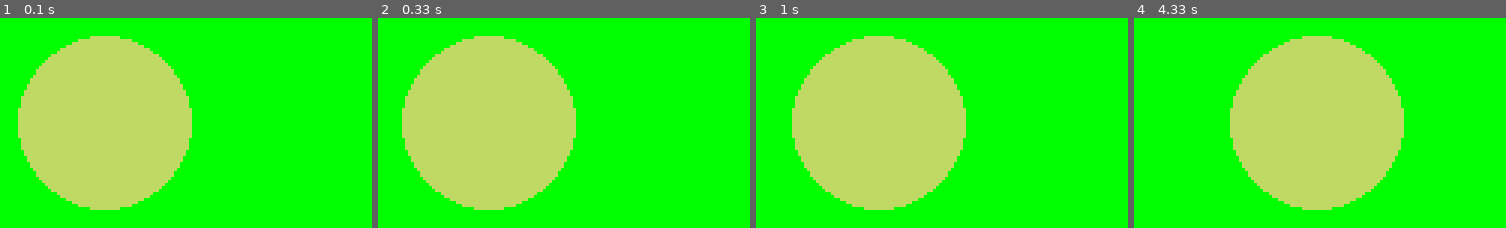
Above: before the commit, frames 1-4 (left to right).
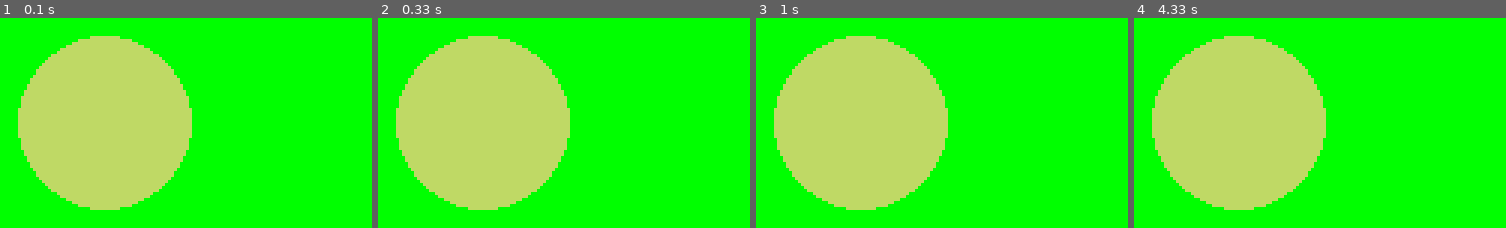
Above: after the commit, the same moments.

Repository: sagieppel/PyGame-Toturial
Game: pygame game, started from Lesson2.py
Two runs of this game, one before a commit and one after it. Both use one fixed random seed, a clock stepped at 60 frames per second and the inputs below.
Inputs:
- Up to frame 1 (0.1 s): no input
- Up to frame 2 (0.33 s): no input
- Up to frame 3 (1 s): no input
- Up to frame 4 (4.33 s): no input

Frame 1 is identical in both runs. In frame 2, 2.7% of the frame differs, in the area x 4-54%, y 8-92%; in frame 3, 8.0%; in frame 4, 33%, in the area x 4-73%, y 8-92%.

Commit message:
Update Lesson2.py

Diff:
--- a/Lesson2.py
+++ b/Lesson2.py
@@ -12,8 +12,6 @@
   return circle
 #------------------Draw a circle--------------------------------------------------------
 def drawcircle(circle):
-    #circle["size"]=circle["size"]+0.1
-    circle["x"] = circle["x"]+0.1
     pygame.draw.circle(screen, [circle["red"],circle["green"],circle["blue"]], [int(circle["x"]),int(circle["y"])], int(circle["size"]))
 #----------------initiate pygame---------------------------------------------------------
 pygame.init()
